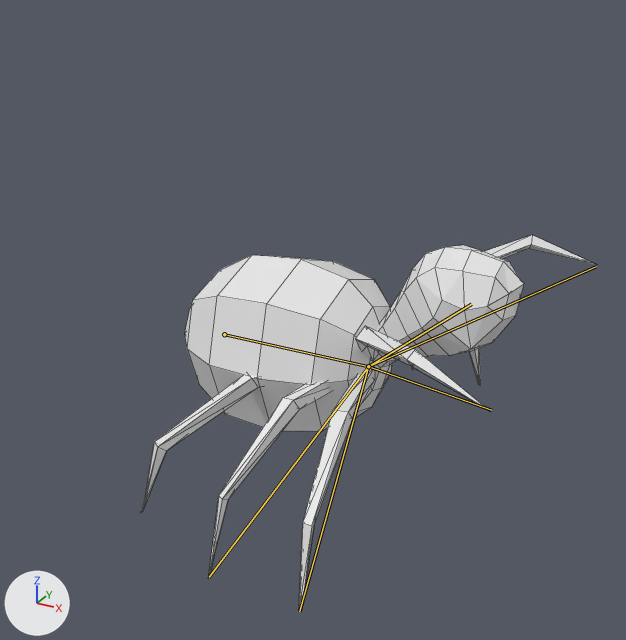
The Blender file data/creatures/spider/spider.blend, before and after one commit.
The view is the same before and after, from a 50 mm lens placed at (1.16, -2.49, 1.79), pointed at (-0.14, -0.11, 0.6). The axes (+X, +Y, +Z) are drawn at lower left. The lights are the same throughout. Both versions are drawn at the pose saved in each file; the numbers are the values there. The bones that change are drawn over the model as lines. Mesh edges are drawn as thin lines.

Names of what the first picture shows: 'MeshCorpse', 'MeshLegs'.
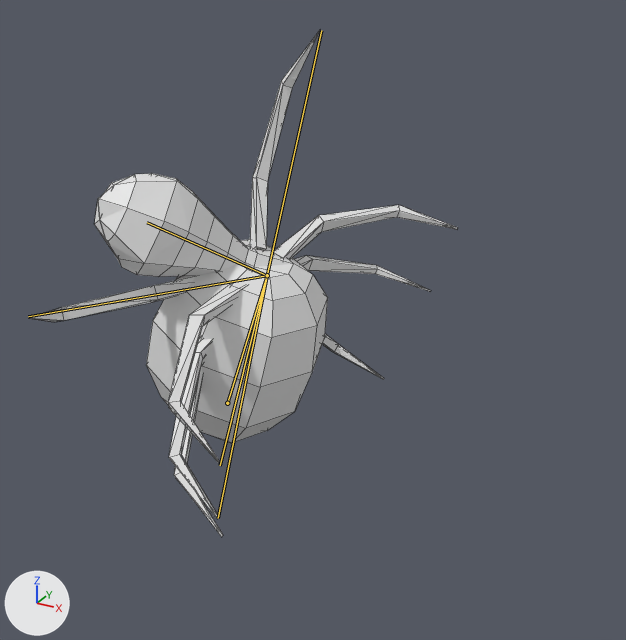
Pixel boxes [x1, y1, x2, y2] of what changed, in the pictures (626 x 640 px):
'MeshCorpse', posed (31% narrower, 45% taller): before [185, 245, 524, 431]; after [94, 173, 328, 443]
'MeshLegs', posed (34% taller): before [141, 235, 596, 611]; after [29, 32, 458, 537]
bone 'CorpsBack', root to tip: before (224, 334) to (368, 366); after (227, 403) to (267, 275)
bone 'CorpseFront', root to tip: before (368, 366) to (471, 304); after (267, 275) to (147, 222)
bone 'Leg1.L', root to tip: before (368, 366) to (596, 266); after (267, 275) to (321, 30)
bone 'Leg1.R', root to tip: before (368, 366) to (491, 410); after (267, 275) to (28, 316)
bone 'Leg2.R', root to tip: before (368, 366) to (299, 611); after (267, 275) to (220, 465)
bone 'Leg3.R', root to tip: before (368, 366) to (209, 577); after (267, 275) to (218, 518)

The change in detail:
Bone 'CorpsBack' (bone_corpsback) moves from (0.0, 0.0, 0.0) to (0.0, 0.0, -0.3).
Bone 'CorpsBack' (bone_corpsback) turns from (1, 0, 0) to (71, 0, 0) degrees about its own x, y and z.
Bone 'CorpseFront' (bone_corpsefront) turns from (40, 0, 0) to (50, 11, -54) degrees about its own x, y and z.
Bone 'Leg1.L' (bone_leg1_l) turns from (48, -27, -40) to (41, -24, -51) degrees about its own x, y and z.
Bone 'Leg1.R' (bone_leg1_r) turns from (33, 45, -14) to (-18, 35, -70) degrees about its own x, y and z.
Bone 'Leg2.R' (bone_leg2_r) turns from (0, 0, 0) to (-12, 10, 11) degrees about its own x, y and z.
Bone 'Leg3.R' (bone_leg3_r) turns from (0, 0, 0) to (13, 7, 14) degrees about its own x, y and z.
